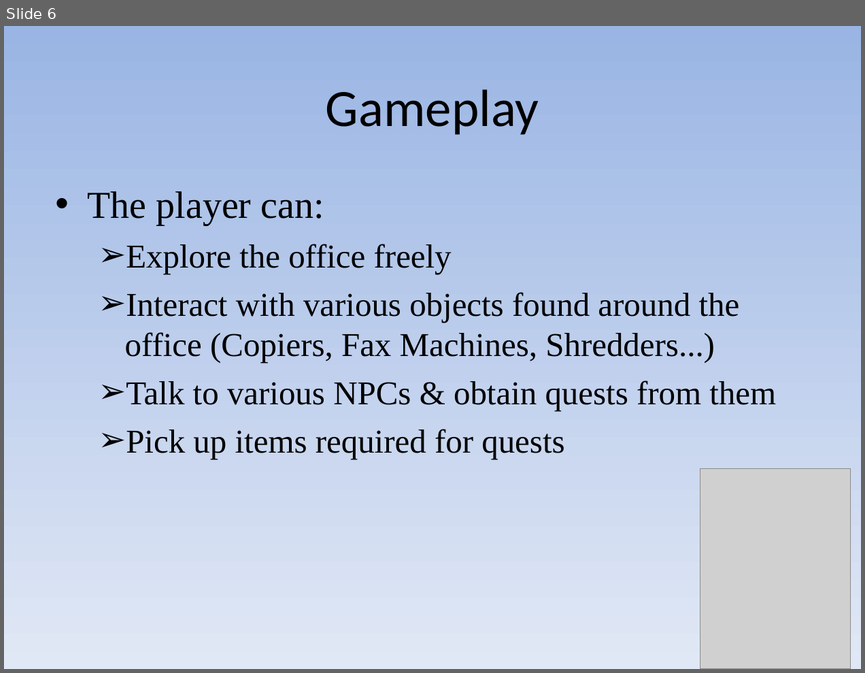
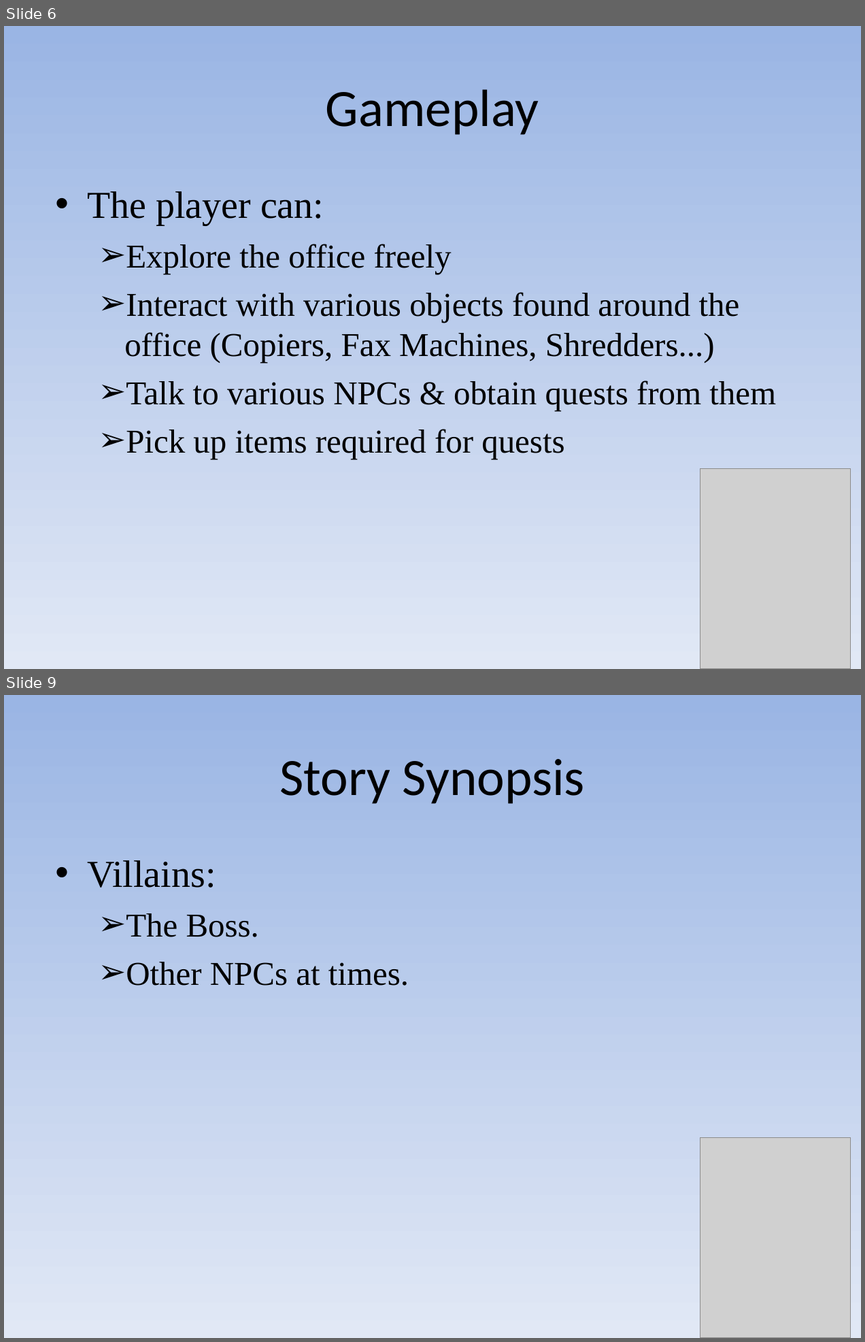
Before and after one commit to w016869e/intern-quest, a slide deck: docs/proposal_show.pps. Shown one above the other, each under a label of ours: slide 6 before the commit, slides 6 and 9 after it; the slides between them are not shown. The pictures are 865x673 and 865x1342 pixels, drawn with LibreOffice and Linux fonts; fonts in the diff are those of the drawing; grey boxes stand for pictures. Boxes give left, top, right and bottom in pixels: in the first picture for what was removed or moved away, otherwise in the second. Text is boxed around its words. In the diff, an @@ line names an element or a change of style, - is before the commit and + after.

```diff
--- a/docs/proposal_show.pps
+++ b/docs/proposal_show.pps
@@ slide 9 added at [4,695,861,1338], background gradient #9AB5E4 to #E1E8F5 @@
@@ text added at [279,759,585,804], 44 pt, text #000000 @@
+Story Synopsis
@@ text added at [87,860,409,985], 28 pt, text #000000 @@
+• Villains:
+  ➢ The Boss.
+  ➢ Other NPCs at times.
@@ picture added at [700,1137,851,1338] @@
```
Also in this commit, not shown: 4 other slides changed, 8 other slides added.
